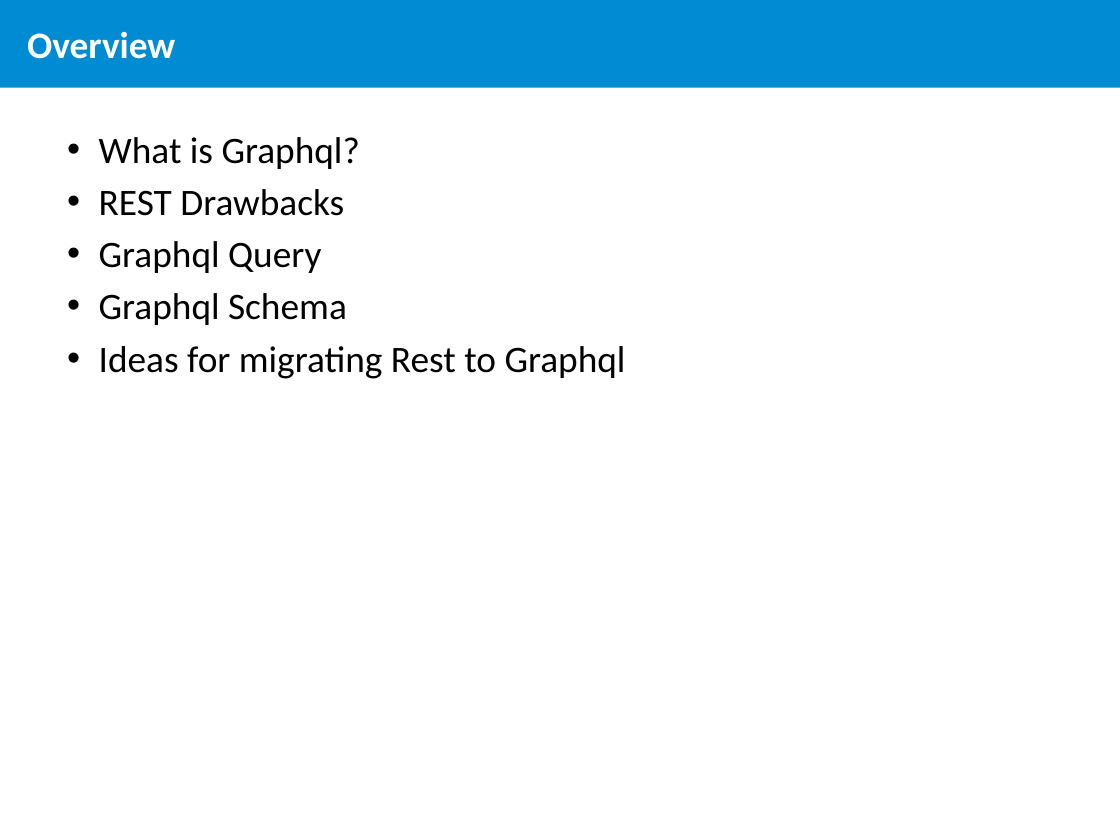
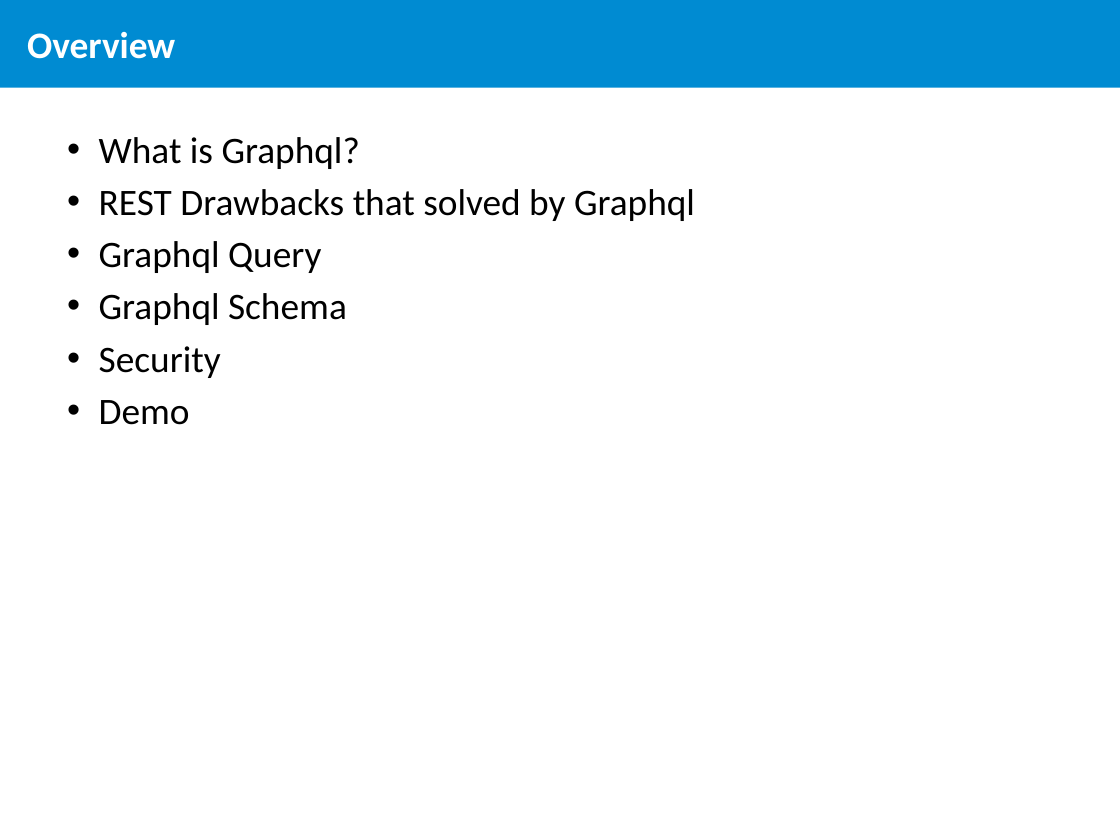
Before and after one commit to ElviraPratiwi/demoGraphql, a slide deck: slide 2 of Learn Graphql.pptx. Drawn at 1120x840 pixels with LibreOffice and Linux fonts; fonts in the diff are those of the drawing; background and template pictures are left out. Boxes give left, top, right and bottom in pixels: in the first picture for what was removed or moved away, otherwise in the second. Text is boxed around its words. In the diff, an @@ line names an element or a change of style, - is before the commit and + after.

```diff
--- a/Learn Graphql.pptx
+++ b/Learn Graphql.pptx
@@ text at bbox=[99, 189, 695, 221]: text changed @@
-• REST Drawbacks
+• REST Drawbacks that solved by Graphql
@@ text at bbox=[99, 346, 221, 425]: text changed @@
-• Ideas for migrating Rest to Graphql
+• Security
+• Demo
```
Also in this commit, not shown: 3 other slides changed, 9 slides added.
